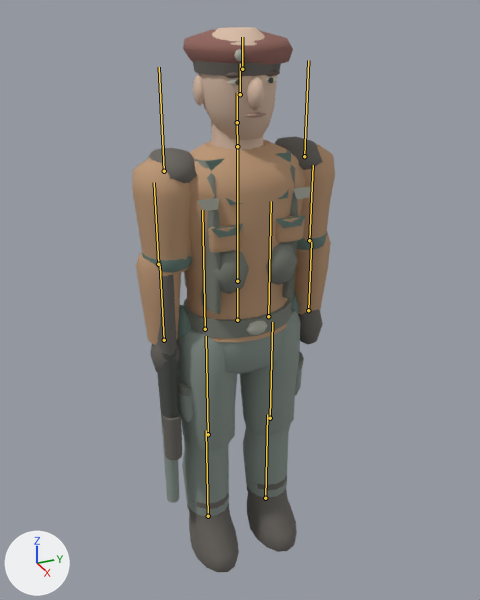
A saved change to the glTF model unreal/MGRemaster/Content/SourceAssets/Characters/shoot_gunner.glb.
Rendered twice from a camera (50 mm lens) standing at (1.806, -0.805, 1.885) and looking at (0.029, -0.005, 0.997). Every picture has the same lights, and +X, +Y and +Z are marked at lower left. The older version comes first. The bones that bend it are drawn over the model as lines.

The first picture shows 'shoot_gunner'.
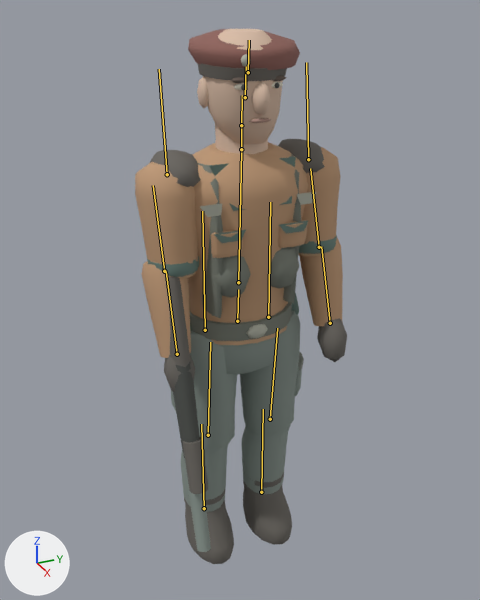
The newer file adds an action. The first version stands in its rest pose; the second is drawn at frame 6 of the action 'IdleWary'.

The change, as JSON lines over the scene's bpy script:
```json
{"block": "bone_pelvis", "where": "bone_pelvis = bpy.data.objects['Armature'].pose.bones['pelvis']"}
{"op": "set", "path": "bone_pelvis.location", "old": "(0.0, 0.0, 0.0)", "new": "(0.0, -0.003, 0.0)"}
{"op": "set", "path": "bone_pelvis.rotation_quaternion", "old": "(1.0, 0.0, 0.0, 0.0)", "new": "(1.0, 0.0, 0.0, -0.027)", "note": "degrees (0, 0, 0) -> degrees (0, 0, -3)"}
{"block": "bone_neck", "where": "bone_neck = bpy.data.objects['Armature'].pose.bones['neck']  # child of 'chest'"}
{"op": "set", "path": "bone_neck.rotation_quaternion", "old": "(1.0, 0.0, 0.0, 0.0)", "new": "(1.0, 0.0, 0.0, 0.018)", "note": "degrees (0, 0, 0) -> degrees (0, 0, 2)"}
{"block": "bone_head", "where": "bone_head = bpy.data.objects['Armature'].pose.bones['head']  # child of 'neck'"}
{"op": "set", "path": "bone_head.rotation_quaternion", "old": "(1.0, 0.0, 0.0, 0.0)", "new": "(1.0, 0.0, 0.0, -0.019)", "note": "degrees (0, 0, 0) -> degrees (0, 0, -2)"}
{"block": "bone_upper_arm_l", "where": "bone_upper_arm_l = bpy.data.objects['Armature'].pose.bones['upper_arm_L']  # child of 'chest'"}
{"op": "set", "path": "bone_upper_arm_l.rotation_quaternion", "old": "(1.0, 0.0, 0.0, 0.0)", "new": "(0.996, 0.0, 0.0, 0.092)", "note": "degrees (0, 0, 0) -> degrees (0, 0, 11)"}
{"block": "bone_forearm_l", "where": "bone_forearm_l = bpy.data.objects['Armature'].pose.bones['forearm_L']  # child of 'upper_arm_L'"}
{"op": "set", "path": "bone_forearm_l.rotation_quaternion", "old": "(1.0, 0.0, 0.0, 0.0)", "new": "(0.996, 0.0, 0.0, 0.09)", "note": "degrees (0, 0, 0) -> degrees (0, 0, 10)"}
{"block": "bone_upper_arm_r", "where": "bone_upper_arm_r = bpy.data.objects['Armature'].pose.bones['upper_arm_R']  # child of 'chest'"}
{"op": "set", "path": "bone_upper_arm_r.rotation_quaternion", "old": "(1.0, 0.0, 0.0, 0.0)", "new": "(0.997, 0.0, 0.0, 0.076)", "note": "degrees (0, 0, 0) -> degrees (0, 0, 9)"}
{"block": "bone_forearm_r", "where": "bone_forearm_r = bpy.data.objects['Armature'].pose.bones['forearm_R']  # child of 'upper_arm_R'"}
{"op": "set", "path": "bone_forearm_r.rotation_quaternion", "old": "(1.0, 0.0, 0.0, 0.0)", "new": "(0.996, 0.0, 0.0, 0.09)", "note": "degrees (0, 0, 0) -> degrees (0, 0, 10)"}
{"block": "bone_thigh_l", "where": "bone_thigh_l = bpy.data.objects['Armature'].pose.bones['thigh_L']  # child of 'pelvis'"}
{"op": "set", "path": "bone_thigh_l.rotation_quaternion", "old": "(1.0, 0.0, 0.0, 0.0)", "new": "(1.0, 0.0, 0.0, 0.029)", "note": "degrees (0, 0, 0) -> degrees (0, 0, 3)"}
{"block": "bone_shin_l", "where": "bone_shin_l = bpy.data.objects['Armature'].pose.bones['shin_L']  # child of 'thigh_L'"}
{"op": "set", "path": "bone_shin_l.rotation_quaternion", "old": "(1.0, 0.0, 0.0, 0.0)", "new": "(0.999, 0.0, 0.0, -0.05)", "note": "degrees (0, 0, 0) -> degrees (0, 0, -6)"}
{"block": "bone_foot_l", "where": "bone_foot_l = bpy.data.objects['Armature'].pose.bones['foot_L']  # child of 'shin_L'"}
{"op": "set", "path": "bone_foot_l.rotation_quaternion", "old": "(1.0, 0.0, 0.0, 0.0)", "new": "(0.999, 0.0, 0.0, 0.05)", "note": "degrees (0, 0, 0) -> degrees (0, 0, 6)"}
{"block": "bone_thigh_r", "where": "bone_thigh_r = bpy.data.objects['Armature'].pose.bones['thigh_R']  # child of 'pelvis'"}
{"op": "set", "path": "bone_thigh_r.rotation_quaternion", "old": "(1.0, 0.0, 0.0, 0.0)", "new": "(1.0, 0.0, 0.0, 0.026)", "note": "degrees (0, 0, 0) -> degrees (0, 0, 3)"}
{"block": "bone_shin_r", "where": "bone_shin_r = bpy.data.objects['Armature'].pose.bones['shin_R']  # child of 'thigh_R'"}
{"op": "set", "path": "bone_shin_r.rotation_quaternion", "old": "(1.0, 0.0, 0.0, 0.0)", "new": "(0.999, 0.0, 0.0, -0.05)", "note": "degrees (0, 0, 0) -> degrees (0, 0, -6)"}
{"block": "bone_foot_r", "where": "bone_foot_r = bpy.data.objects['Armature'].pose.bones['foot_R']  # child of 'shin_R'"}
{"op": "set", "path": "bone_foot_r.rotation_quaternion", "old": "(1.0, 0.0, 0.0, 0.0)", "new": "(0.999, 0.0, 0.0, 0.05)", "note": "degrees (0, 0, 0) -> degrees (0, 0, 6)"}
```

Changed parts and their boxes [x1, y1, x2, y2] in the pictures (480 x 600 px):
```json
{"object": "shoot_gunner", "change": "posed", "before": [132, 27, 335, 572], "after": [135, 29, 347, 564]}
{"bone": "pelvis", "before": "(237, 320) to (237, 288)", "after": "(237, 321) to (238, 289)"}
{"bone": "neck", "before": "(237, 146) to (237, 122)", "after": "(241, 149) to (241, 125)"}
{"bone": "head", "before": "(237, 122) to (237, 92)", "after": "(241, 125) to (242, 95)"}
{"bone": "upper_arm_L", "before": "(304, 156) to (308, 60)", "after": "(308, 159) to (306, 62)"}
{"bone": "forearm_L", "before": "(309, 240) to (313, 165)", "after": "(319, 247) to (310, 168)"}
{"bone": "upper_arm_R", "before": "(164, 171) to (159, 67)", "after": "(167, 174) to (159, 69)"}
{"bone": "forearm_R", "before": "(158, 264) to (154, 182)", "after": "(164, 271) to (153, 185)"}
{"bone": "thigh_L", "before": "(268, 316) to (271, 201)", "after": "(268, 317) to (270, 202)"}
{"bone": "shin_L", "before": "(270, 418) to (272, 322)", "after": "(270, 419) to (277, 328)"}
{"bone": "foot_L", "before": "(265, 498) to (267, 414)", "after": "(261, 492) to (263, 409)"}
{"bone": "thigh_R", "before": "(205, 329) to (202, 210)", "after": "(205, 330) to (202, 211)"}
{"bone": "shin_R", "before": "(208, 434) to (206, 336)", "after": "(208, 435) to (210, 342)"}
{"bone": "foot_R", "before": "(208, 516) to (206, 430)", "after": "(204, 508) to (201, 424)"}
```
